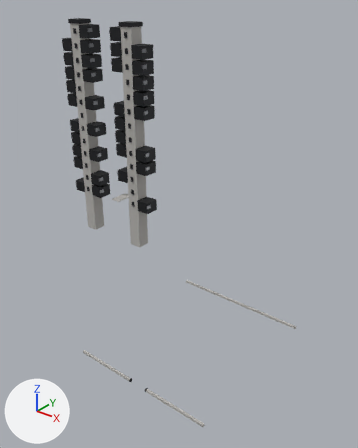
The FBX model Assets/_Project/04.Art/02.Models/Megastructure/SM_Mega_CapsuleTower.fbx, before and after one commit.
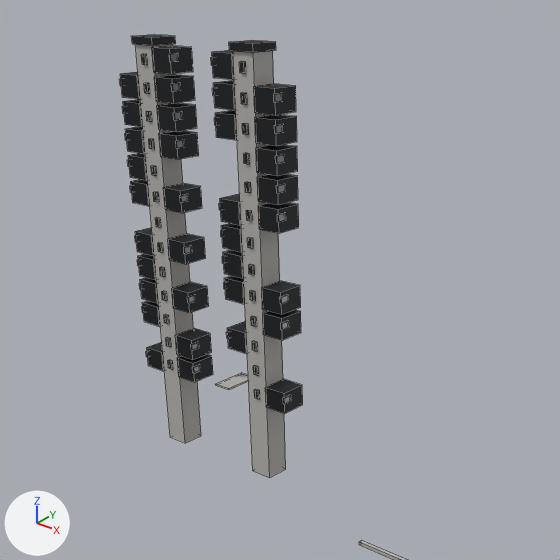
Each version appears first whole from a 50 mm camera at (139.0, -187.0, 224.0) aimed at (-1.0, -12.0, 115.0), and next in a close-up on the part from 0% to 81% of the width and 0% to 65% of the height. Arrows for +X, +Y and +Z are at lower left; the lights stay in place. The first two pictures are the older version. The close-ups show mesh edges as thin lines. Where no turn or scale is listed for an object, it has been applied to the vertices.

Objects in the first close-up: 'SM_Mega_CapsuleTower'.
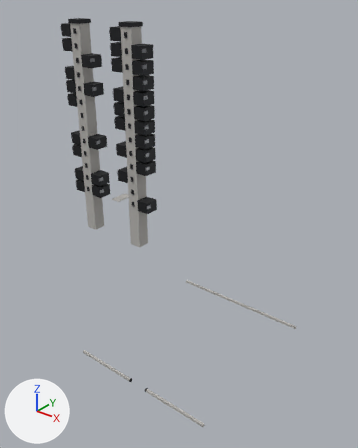
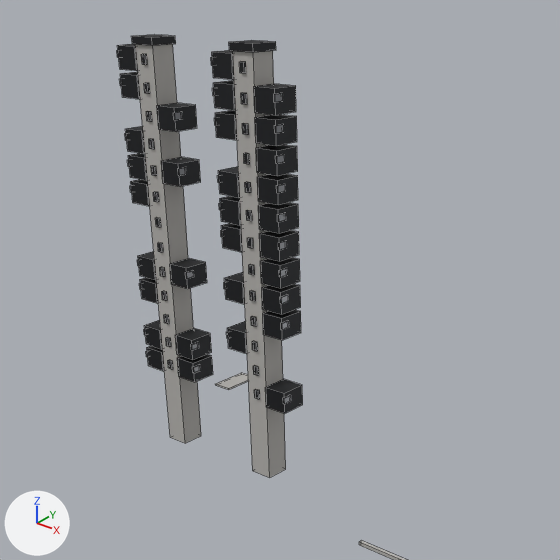
Where the change shows, as pixel boxes (x1, y1, x2, y2) in the close-ups (560 x 560 px; the box of a moved part takes in the faces that stretch with it):
'SM_Mega_CapsuleTower', reshaped
    before: (119, 35, 407, 560)
    after: (117, 35, 407, 560)
part 1 of me_sm_mega_capsuletower, moved or reshaped
    before: (142, 301, 160, 326)
    after: (144, 320, 162, 349)
part 2 of me_sm_mega_capsuletower, moved or reshaped
    before: (184, 246, 192, 254)
    after: (185, 271, 194, 279)
part 3 of me_sm_mega_capsuletower, moved or reshaped
    before: (176, 140, 185, 148)
    after: (178, 167, 187, 176)
part 4 of me_sm_mega_capsuletower, moved or reshaped
    before: (152, 46, 193, 74)
    after: (117, 44, 138, 71)
part 5 of me_sm_mega_capsuletower, moved or reshaped
    before: (223, 250, 243, 278)
    after: (261, 257, 300, 288)
part 6 of me_sm_mega_capsuletower, moved or reshaped
    before: (222, 256, 224, 263)
    after: (279, 268, 288, 277)
part 7 of me_sm_mega_capsuletower, moved or reshaped
    before: (168, 234, 206, 264)
    after: (259, 230, 299, 261)
part 8 of me_sm_mega_capsuletower, moved or reshaped
    before: (180, 194, 189, 202)
    after: (278, 241, 287, 250)
part 9 of me_sm_mega_capsuletower, moved or reshaped
    before: (163, 183, 202, 213)
    after: (218, 166, 240, 198)
part 10 of me_sm_mega_capsuletower, moved or reshaped
    before: (171, 83, 181, 91)
    after: (217, 175, 220, 183)
part 11 of me_sm_mega_capsuletower, deleted
    before: (123, 53, 196, 303)

Edits to the bpy script that builds the scene:
```text
Change me_sm_mega_capsuletower:
    used by ob_sm_mega_capsuletower; location = (0.0, 0.0, 0.0)
    remove me_sm_mega_capsuletower.from_pydata(...)  # 848 vertices, 636 faces; spans x -42.0..42.0, y -59.0..48.0, z 35.0..212.0
    add me_sm_mega_capsuletower.from_pydata(...)  # 800 vertices, 600 faces; spans x -42.0..42.0, y -59.0..48.0, z 35.0..212.0
    me_sm_mega_capsuletower part 1: the loose piece of 8 vertices spanning x -20.0..-15.0, y -59.0..-53.0, z 154.0..158.0 is moved by (0.0, 0.0, -5.0)
    me_sm_mega_capsuletower part 2: the loose piece of 8 vertices spanning x -6.0..-5.0, y -59.0..-57.0, z 172.0..173.0 is moved by (0.0, 0.0, -5.0)
    me_sm_mega_capsuletower part 3: the loose piece of 8 vertices spanning x -6.0..-5.0, y -59.0..-57.0, z 193.0..194.0 is moved by (0.0, 0.0, -5.0)
    me_sm_mega_capsuletower part 4: the loose piece of 8 vertices spanning x -10.0..-5.0, y -59.0..-53.0, z 206.0..210.0 is moved by (-10.0, 0.0, 0.0)
    me_sm_mega_capsuletower part 5: the loose piece of 8 vertices spanning x 5.0..10.0, y -59.0..-53.0, z 170.0..174.0 is moved by (10.0, 0.0, 0.0)
    me_sm_mega_capsuletower part 6: the loose piece of 8 vertices spanning x 5.0..6.0, y -59.0..-57.0, z 172.0..173.0 is moved by (15.0, 0.0, 0.0)
    me_sm_mega_capsuletower part 7: the loose piece of 8 vertices spanning x -10.0..-5.0, y -59.0..-53.0, z 170.0..174.0 is moved by (26.0, 0.0, 5.0)
    me_sm_mega_capsuletower part 8: the loose piece of 8 vertices spanning x -6.0..-5.0, y -59.0..-57.0, z 182.0..183.0 is moved by (26.0, 0.0, -5.0)
    me_sm_mega_capsuletower part 9: the loose piece of 8 vertices spanning x -10.0..-5.0, y -59.0..-53.0, z 180.0..184.0 is moved by (16.0, 0.0, 5.0)
    me_sm_mega_capsuletower part 10: the loose piece of 8 vertices spanning x -6.0..-5.0, y -59.0..-57.0, z 203.0..204.0 is moved by (11.0, 0.0, -16.0)
    me_sm_mega_capsuletower part 11: 6 loose pieces with 48 vertices, spanning x -21.0..-5.0, y -59.0..-53.0, z 161.0..209.0, are deleted
    other edits to the shape of me_sm_mega_capsuletower do not show in these pictures
```
